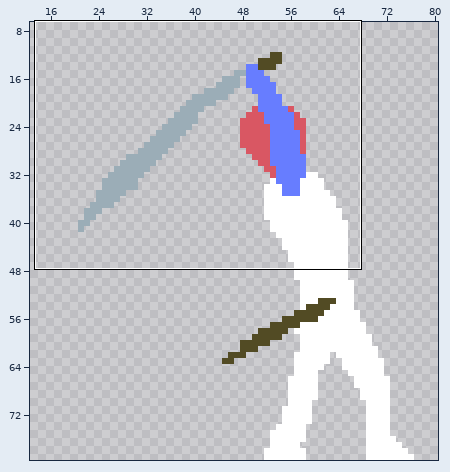
Edited in one commit: pixel-art file (Final Project/Assets/boss art/boss_complete_sprites.aseprite). The first picture is a wide view before the edit; the outline marks the close-up.
Close-up. Before the edit:
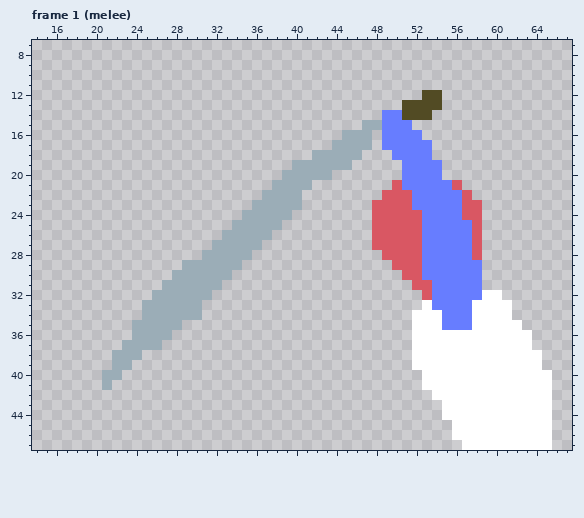
128x80 pixels, 19 frames. Shown: frame 1 (melee): x 14..67, y 7..47. The wide view leaves out empty margins. The commit also changed other frames or places, which this record leaves out.
New version:
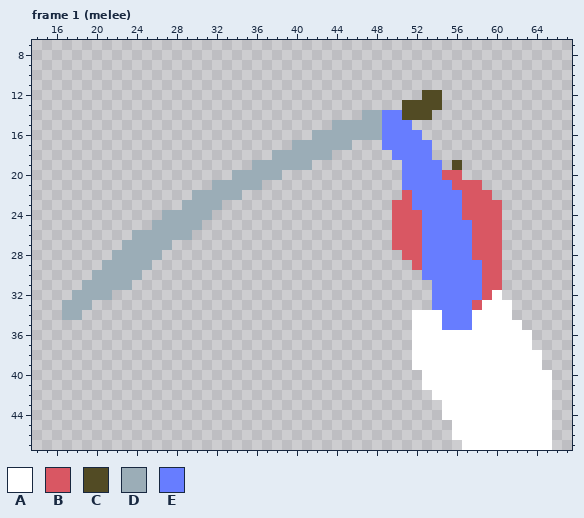
Palette (. is transparent): A #ffffff  B #d95763  C #524b24  D #9badb7  E #677dff
What changed:
--- frame 1 (melee), layer "Head"
@@ x 14..67 @@
 13 .....................................CCCC.............
-14 ...................................EECCC..............
-15 .................................DDEEE................
-16 ...............................DDD.EEEE...............
-17 ..............................DDDD.EEEEE..............
-18 ............................DDDDD...EEEE..............
-19 ..........................DDDDDD.....EEEE.............
-20 .........................DDDDD.......EEEE.............
-21 ........................DDDD........BEEEEEB...........
-22 .......................DDDD........BBBEEEEEB..........
-23 ......................DDDDD.......BBBBEEEEEBB.........
-24 .....................DDDDD........BBBBBEEEEBB.........
-25 ....................DDDDD.........BBBBBEEEEEB.........
-26 ...................DDDDD..........BBBBBEEEEEB.........
-27 ..................DDDDD...........BBBBBEEEEEB.........
-28 .................DDDDD.............BBBBEEEEEB.........
-29 ...............DDDDDD...............BBBEEEEEE.........
-30 ..............DDDDDD.................BBEEEEEE.........
-31 .............DDDDDD...................BBEEEEE.........
-32 ............DDDDDD.....................BEEEEEAA.......
-33 ...........DDDDDD......................AEEEEAAAA......
-34 ...........DDDDDD.....................AAAEEEAAAA......
-35 ..........DDDDD.......................AAAEEEAAAAA.....
-36 ..........DDDD........................AAAAAAAAAAAA....
-37 .........DDDD.........................AAAAAAAAAAAA....
-38 ........DDD...........................AAAAAAAAAAAAA...
-39 ........DD............................AAAAAAAAAAAAA...
-40 .......DD..............................AAAAAAAAAAAAA..
-41 .......D...............................AAAAAAAAAAAAA..
+14 .................................DDEECCC..............
+15 ..............................DDDDDEEE................
+16 ............................DDDDDDDEEEE...............
+17 ..........................DDDDDD...EEEEE..............
+18 ........................DDDDDD......EEEE..............
+19 ......................DDDDDD.........EEEE.C...........
+20 ....................DDDDD............EEEEBB...........
+21 ..................DDDDD..............EEEEEBBB.........
+22 ................DDDDD................BEEEEEBBB........
+23 ...............DDDD.................BBEEEEEBBBB.......
+24 .............DDDDD..................BBBEEEEBBBB.......
+25 ............DDDDD...................BBBEEEEEBBB.......
+26 ..........DDDDDD....................BBBEEEEEBBB.......
+27 .........DDDDD......................BBBEEEEEBBB.......
+28 ........DDDDD........................BBEEEEEBBB.......
+29 .......DDDDD..........................BEEEEEEBB.......
+30 ......DDDDD............................EEEEEEBB.......
+31 .....DDDDD..............................EEEEEBB.......
+32 ....DDDD................................EEEEEBA.......
+33 ...DDD..................................EEEEBAAA......
+34 ...DD.................................AAAEEEAAAA......
+35 ......................................AAAEEEAAAAA.....
+36 ......................................AAAAAAAAAAAA....
+37 ......................................AAAAAAAAAAAA....
+38 ......................................AAAAAAAAAAAAA...
+39 ......................................AAAAAAAAAAAAA...
+40 .......................................AAAAAAAAAAAAA..
+41 .......................................AAAAAAAAAAAAA..
 42 ........................................AAAAAAAAAAAA..
